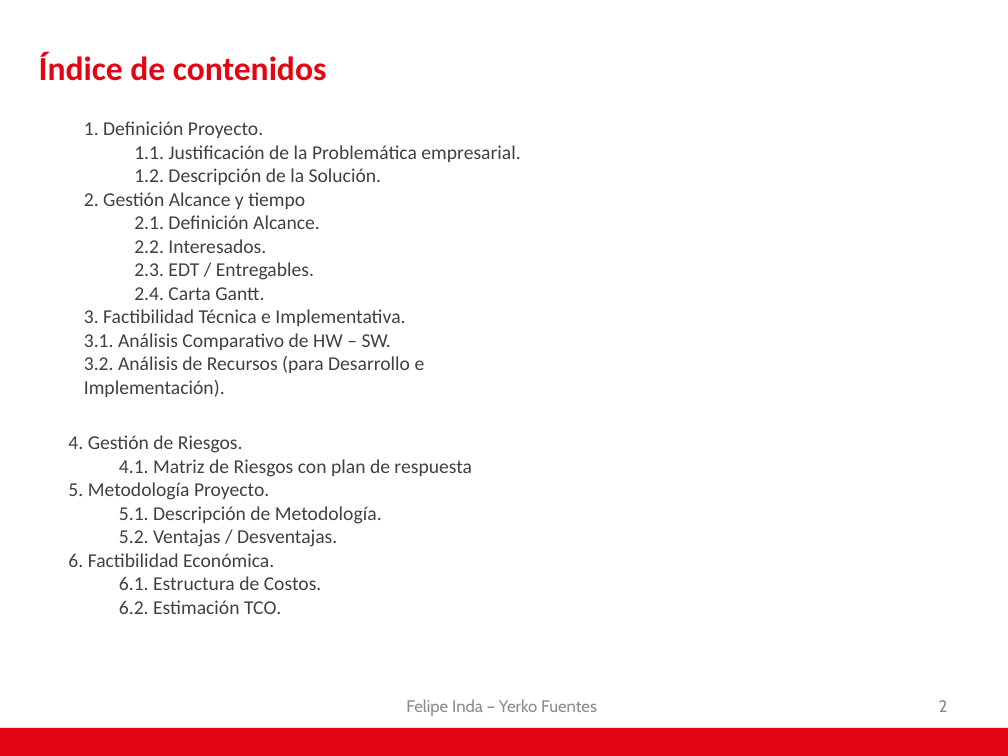
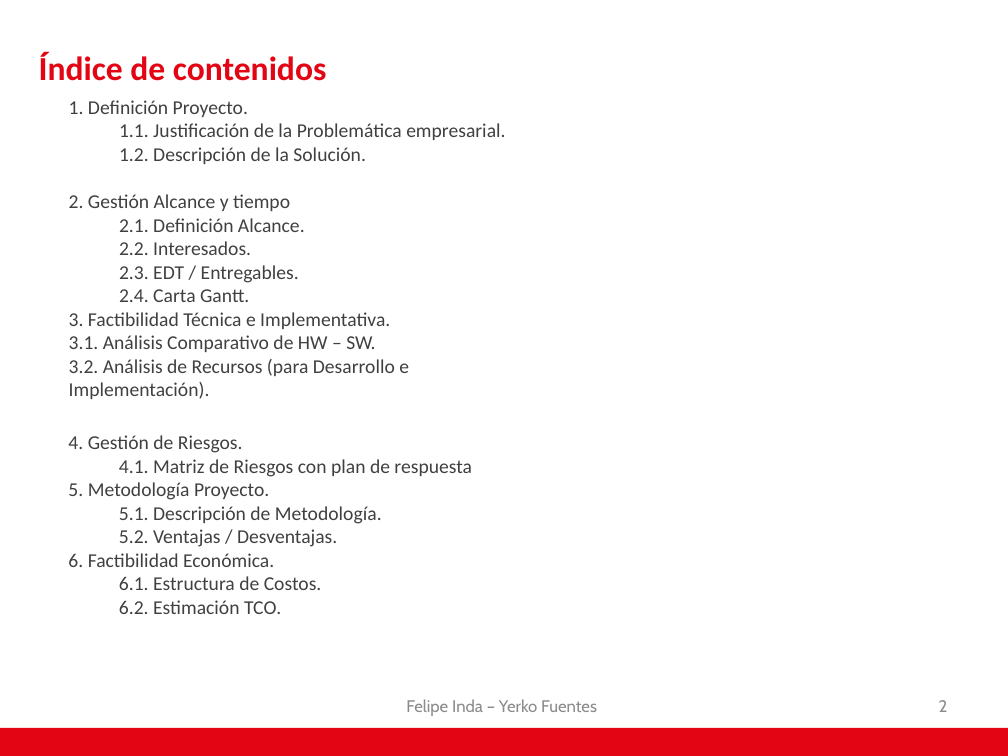
Before and after one commit to AdNNNN/inacap.2019, a slide deck: slide 2 of trabajos.inacap.2019/Preparacion y evaluacion de proyecto (PEP)/Visión artificial para el control vehicular .pptx. Drawn at 1008x756 pixels with LibreOffice and Linux fonts; fonts in the diff are those of the drawing; background and template pictures are left out. Boxes give left, top, right and bottom in pixels: in the first picture for what was removed or moved away, otherwise in the second. Text is boxed around its words. In the diff, an @@ line names an element or a change of style, - is before the commit and + after.

```diff
--- a/trabajos.inacap.2019/Preparacion y evaluacion de proyecto (PEP)/Visión artificial para el control vehicular .pptx
+++ b/trabajos.inacap.2019/Preparacion y evaluacion de proyecto (PEP)/Visión artificial para el control vehicular .pptx
@@ text "1. Definición Proyecto." rewrapped from [84,121,520,397] to [69,100,505,399] @@
```
Also in this commit, not shown: 12 other slides changed, 2 slides added.
